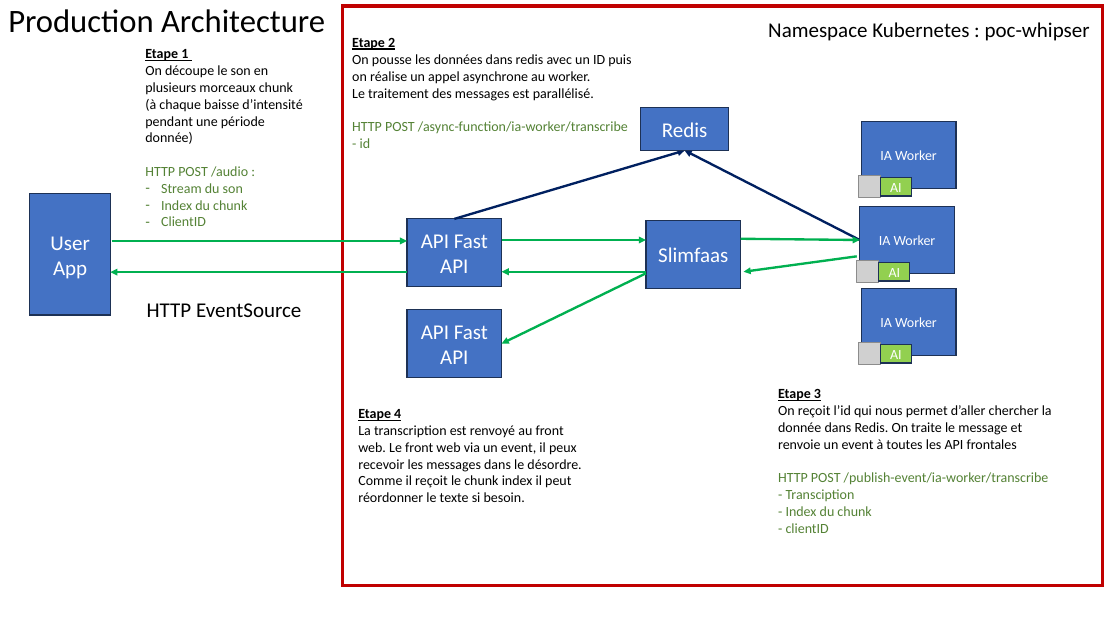
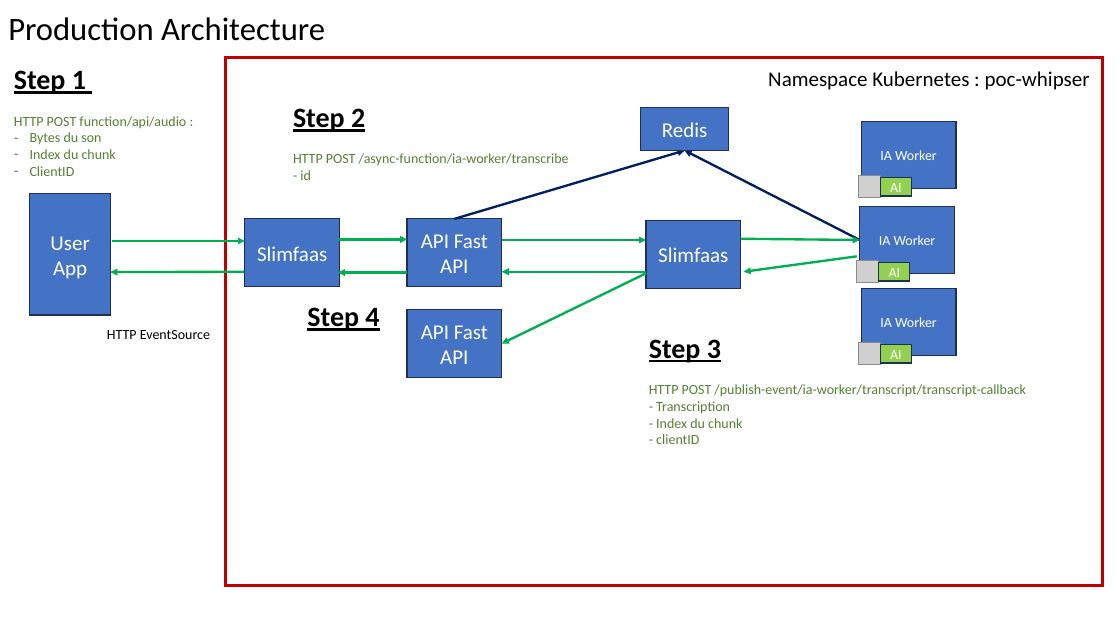
Before and after one commit to guillaume-chervet/poc-whisper, a slide deck: slide 4 of documentation/Architecture.pptx. Drawn at 1120x630 pixels with LibreOffice and Linux fonts; fonts in the diff are those of the drawing; grey boxes stand for pictures. Boxes give left, top, right and bottom in pixels: in the first picture for what was removed or moved away, otherwise in the second. Text is boxed around its words. In the diff, an @@ line names an element or a change of style, - is before the commit and + after.

```diff
--- a/documentation/Architecture.pptx
+++ b/documentation/Architecture.pptx
@@ text "Production Architecture": place and size @@
-text "Production Architecture" at (8,9,325,33)
+text "Production Architecture" at (8,17,325,41)
@@ text "Step 1": place and size @@
-text "Step 1" at (145,49,302,226)
+text "Step 1" at (14,70,186,176)
@@ rectangle: place and size @@
-rectangle at (343,6,1103,585)
+rectangle at (226,58,1103,586)
@@ text at (14,70,186,144): text changed; text colour #000000 to #548235 @@
-Etape 1
-On découpe le son en plusieurs morceaux chunk (à chaque baisse d’intensité pendant une période donnée)
-HTTP POST /audio :
-– Stream du son
+Step 1
+HTTP POST function/api/audio :
+– Bytes du son
@@ text "Namespace Kubernetes : poc-whipser": place and size @@
-text "Namespace Kubernetes : poc-whipser" at (768,22,1090,41)
+text "Namespace Kubernetes : poc-whipser" at (768,71,1090,90)
@@ text "Step 2": place and size @@
-text "Step 2" at (352,38,631,148)
+text "Step 2" at (293,108,569,180)
@@ text at (293,108,365,132): text changed; size 12 to 24 pt; bold on @@
-Etape 2
-On pousse les données dans redis avec un ID puis on réalise un appel asynchrone au worker.
-Le traitement des messages est parallélisé.
+Step 2
@@ rectangle added at (245,219,339,287), fill #4472C4, outline #1E3256 1 pt, 18 pt, text #FFFFFF @@
+Slimfaas
@@ arrow added from (338, 239) to (408, 239), #00B050 2 pt @@
@@ arrow moved from (112, 241) - (408, 241) to (112, 241) - (245, 241) @@
@@ arrow moved from (408, 272) - (110, 272) to (245, 272) - (110, 272) @@
@@ arrow added from (407, 272) to (338, 272), #00B050 2 pt @@
@@ text "HTTP EventSource": place and size @@
-text "HTTP EventSource" at (147,303,301,317)
+text "HTTP EventSource" at (107,330,210,339)
@@ text "HTTP EventSource" at (107,330,210,339): size 18 to 12 pt @@
@@ text added at (307,307,379,331), 24 pt, text #000000, bold, underline @@
+Step 4
@@ text "Step 3": place and size @@
-text "Step 3" at (778,389,1052,533)
+text "Step 3" at (649,339,1026,444)
@@ text at (649,339,1026,414): text changed; text colour #000000 to #548235 @@
-Etape 3
-On reçoit l’id qui nous permet d’aller chercher la donnée dans Redis. On traite le message et renvoie un event à toutes les API frontales
-HTTP POST /publish-event/ia-worker/transcribe
-- Transciption
+Step 3
+HTTP POST /publish-event/ia-worker/transcript/transcript-callback
+- Transcription
@@ text removed at (358,409,581,502) @@
-Etape 4
-La transcription est renvoyé au front web. Le front web via un event, il peux recevoir les messages dans le désordre. Comme il reçoit le chunk index il peut réordonner le texte si besoin.
```
Also in this commit, not shown: 11 other files.
